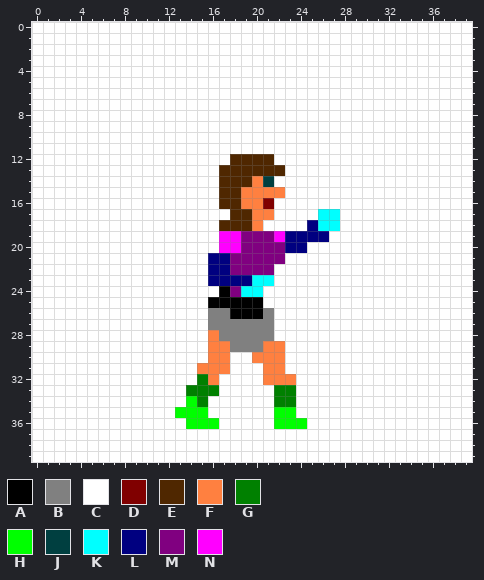
Pixel-art sprite: png/units/female/female_attacking_NE_2b.png. The picture above was drawn from the file before the commit.
The file is 40x40 pixels. Colours within 5 levels of each other are drawn and written as one.
Palette (. is transparent): A #000000  B #808080  C #ffffff  D #800000  E #4f2700  F #ff8040  G #008000  H #00ff00  J #003f40  K #00ffff  L #000080  M #800080  N #ff00ff
And afterwards:
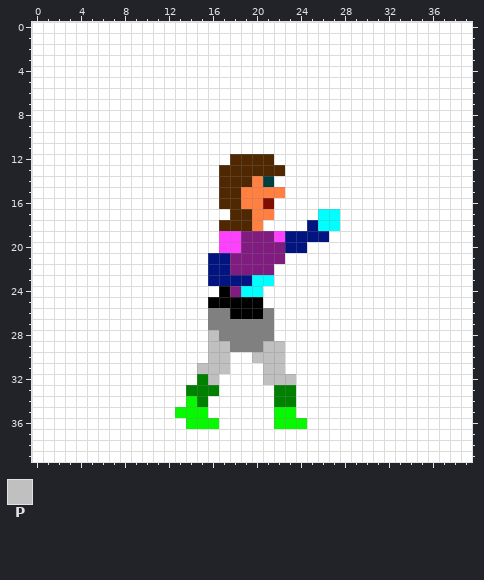
Colours new in this view: P #c0c0c0
Changes in this commit:
colour D: #800000 -> #800d00
colour H: #00ff00 -> #07f901
colour L: #000080 -> #011480
colour M: #800080 -> #801b80
colour N: #ff00ff -> #ff40ff
y 28: x 16 F -> P
y 29: x 16..17 FF -> PP; x 21..22 FF -> PP
y 30: x 16..17 FF -> PP; x 20..22 FFF -> PPP
y 31: x 15..17 FFF -> PPP; x 21..22 FF -> PP
y 32: x 16 F -> P; x 21..23 FFF -> PPP
Where, in picture pixels (left, top, right, bottom), the same in both pictures:
changed: (175, 198, 329, 429)
